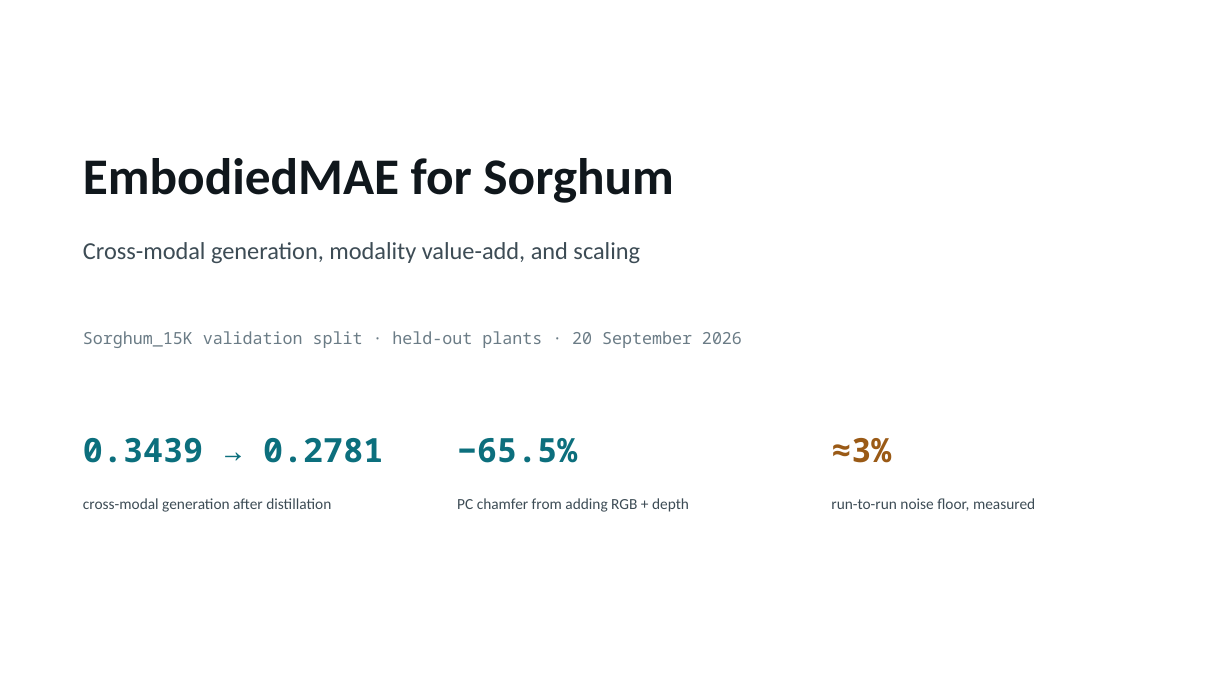
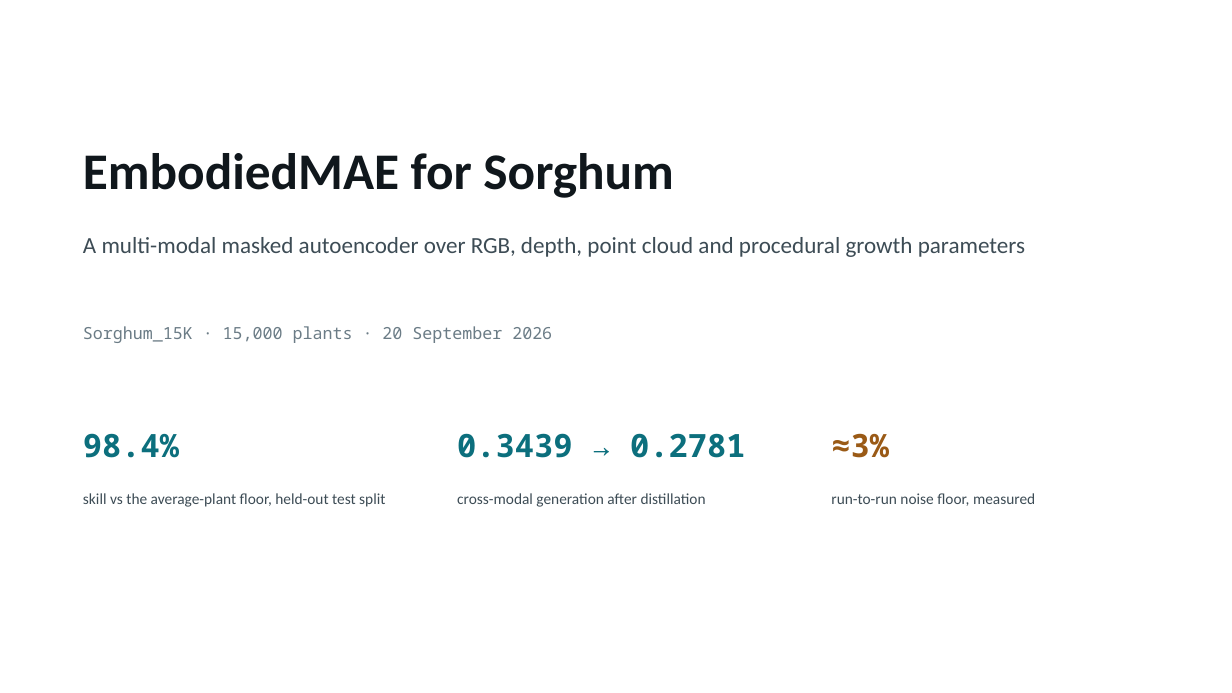
Before and after one commit to alloydas/embodiedmae, a slide deck: slide 1 of sorghum_results_2026-09-20.pptx. Drawn at 1232x693 pixels with LibreOffice and Linux fonts; fonts in the diff are those of the drawing. Boxes give left, top, right and bottom in pixels: in the first picture for what was removed or moved away, otherwise in the second. Text is boxed around its words. In the diff, an @@ line names an element or a change of style, - is before the commit and + after.

```diff
--- a/sorghum_results_2026-09-20.pptx
+++ b/sorghum_results_2026-09-20.pptx
@@ text "EmbodiedMAE for Sorghum": place and size @@
-text "EmbodiedMAE for Sorghum" at [83, 158, 673, 203]
+text "EmbodiedMAE for Sorghum" at [83, 153, 673, 198]
@@ text at [83, 237, 1025, 257]: text changed; size 19 to 18 pt @@
-Cross-modal generation, modality value-add, and scaling
+A multi-modal masked autoencoder over RGB, depth, point cloud and procedural growth parameters
@@ text at [83, 326, 552, 343]: text changed @@
-Sorghum_15K validation split · held-out plants · 20 September 2026
+Sorghum_15K · 15,000 plants · 20 September 2026
@@ text added at [83, 433, 179, 458], 25 pt, text #0C6F7D, bold @@
+98.4%
@@ text "0.3439 → 0.2781" at [457, 433, 745, 458]: size 26 to 25 pt @@
@@ text "0.3439 → 0.2781": place and size @@
-text "0.3439 → 0.2781" at [83, 438, 383, 463]
+text "0.3439 → 0.2781" at [457, 433, 745, 458]
@@ text removed at [457, 438, 577, 463] @@
-−65.5%
@@ text "≈3%" at [831, 433, 889, 458]: size 26 to 25 pt @@
@@ text added at [83, 493, 385, 507], 12 pt, text #3D4C55 @@
+skill vs the average-plant floor, held-out test split
@@ text "cross-modal generation after distillation": place and size @@
-text "cross-modal generation after distillation" at [83, 498, 331, 512]
+text "cross-modal generation after distillation" at [457, 493, 706, 507]
@@ text removed at [457, 498, 689, 512] @@
-PC chamfer from adding RGB + depth
@@ text "run-to-run noise floor, measured": place and size @@
-text "run-to-run noise floor, measured" at [831, 498, 1035, 511]
+text "run-to-run noise floor, measured" at [831, 493, 1035, 506]
```
Also in this commit, not shown: 4 other slides changed, 6 slides added, 1 other file.
